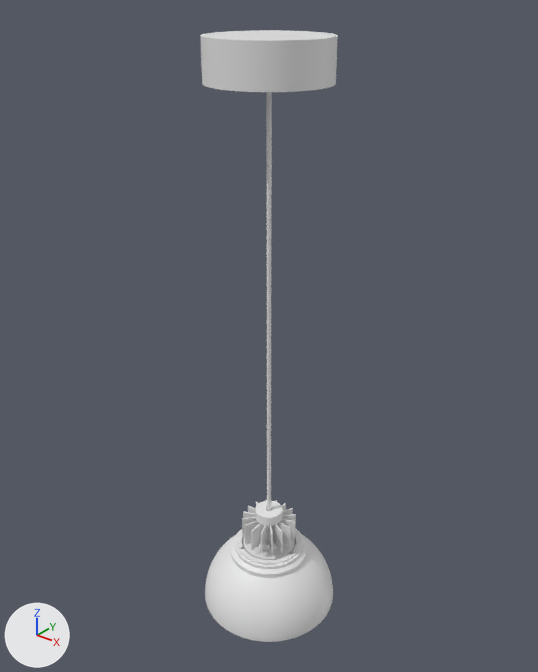
The glTF model spinoffs/barkhorn/companions/out-dome-pendant/render/earf-dome-pendant.glb: old version first, new version second.
Before and after are seen from a camera (50 mm lens) standing at (0.55, -0.688, 0.87) and looking at (-0.009, 0.012, 0.436). Lighting does not change. The marker at lower left points along +X, +Y and +Z. The older version comes first. Where no turn or scale is listed for an object, it has been applied to the vertices. Vertices at exactly the same position are counted once.

In view in the first picture: 'canopy', 'clamp', 'cord', 'fins', 'gland', 'shell' and 4 more.
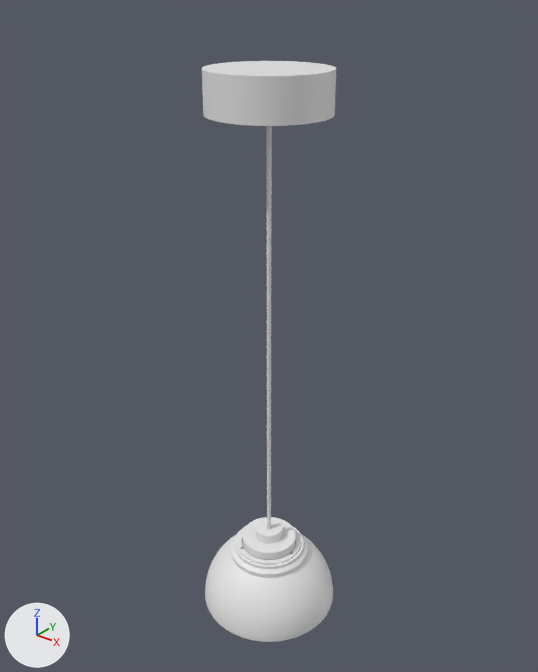
Location of each change, [x1, y1, x2, y2] in pixels of the pictures (538 x 672 px):
```json
{"object": "canopy", "change": "moved", "before": [200, 30, 338, 92], "after": [202, 61, 336, 126]}
{"object": "fins", "change": "deleted", "before": [242, 500, 296, 554]}
{"object": "crown", "change": "added", "after": [242, 517, 296, 559]}
{"object": "gland", "change": "moved", "before": [255, 501, 283, 526], "after": [256, 519, 282, 544]}
```

Scene script edits in JSON lines:
```json
{"block": "me_gland", "where": "# used by ob_gland; location = (0.0, 0.0, 0.0)"}
{"op": "remove", "block": "me_gland", "code": "me_gland.from_pydata(...)  # 632 vertices, 1264 faces; spans x -0.02..0.02, y -0.02..0.02, z 0.146..0.16"}
{"op": "add", "block": "me_gland", "code": "me_gland.from_pydata(...)  # 632 vertices, 1264 faces; spans x -0.02..0.02, y -0.02..0.02, z 0.112..0.126"}
{"block": "me_gland", "change": "me_gland part 1: the whole mesh is moved by (0.0, 0.0, -0.034)"}
{"block": "me_canopy", "where": "# used by ob_canopy; location = (0.0, 0.0, 0.0)"}
{"op": "remove", "block": "me_canopy", "code": "me_canopy.from_pydata(...)  # 632 vertices, 1260 faces; spans x -0.075..0.075, y -0.075..0.075, z 0.76..0.81"}
{"op": "add", "block": "me_canopy", "code": "me_canopy.from_pydata(...)  # 632 vertices, 1260 faces; spans x -0.075..0.075, y -0.075..0.075, z 0.726..0.776"}
{"block": "me_canopy", "change": "me_canopy part 2: the whole mesh is moved by (0.0, 0.0, -0.034)"}
{"op": "add", "block": "me_crown", "code": ["me_crown = bpy.data.meshes.new('crown')", "me_crown.from_pydata(...)  # 948 vertices, 1896 faces; spans x -0.04..0.04, y -0.04..0.04, z 0.1005..0.112"]}
{"op": "remove", "block": "ob_fins", "code": ["ob_fins = bpy.data.objects.new('fins', me_fins)", "ob_fins.location = (0.0, 0.0, 0.0)"]}
{"op": "add", "block": "ob_crown", "code": ["ob_crown = bpy.data.objects.new('crown', me_crown)", "ob_crown.location = (0.0, 0.0, 0.0)"]}
```
